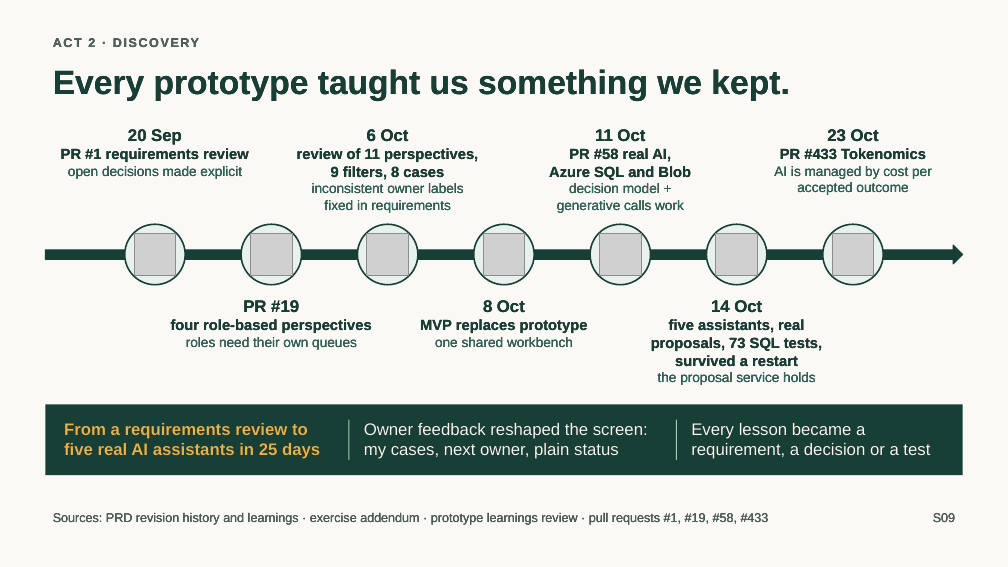
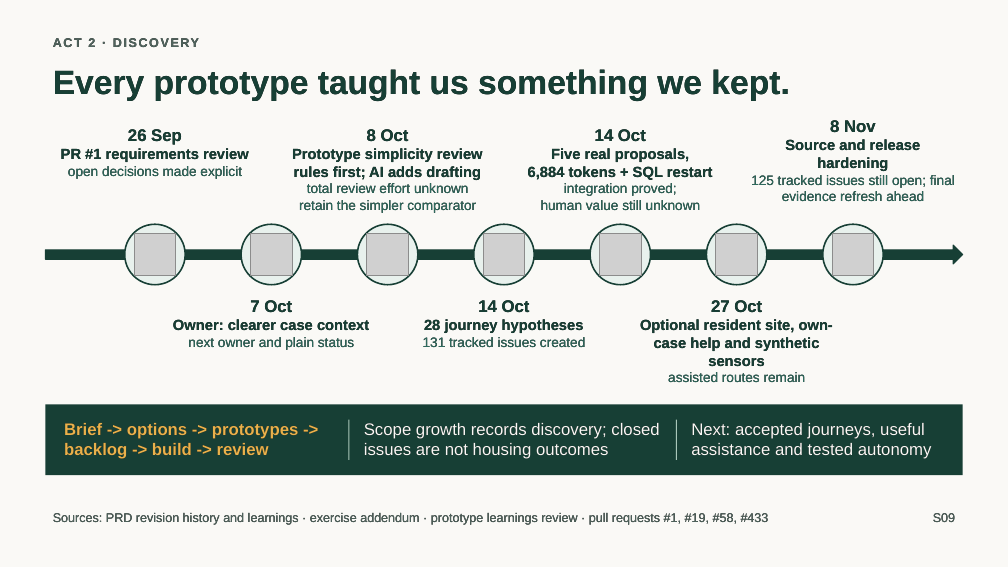
Before and after one commit to jmservera/ama, a slide deck: slide 10 of docs/capstone/deck/zava-forward-cowork-v2-draft.pptx. Drawn at 1008x567 pixels with LibreOffice and Linux fonts; fonts in the diff are those of the drawing; grey boxes stand for pictures. Boxes give left, top, right and bottom in pixels: in the first picture for what was removed or moved away, otherwise in the second. Text is boxed around its words. In the diff, an @@ line names an element or a change of style, - is before the commit and + after.

```diff
--- a/docs/capstone/deck/zava-forward-cowork-v2-draft.pptx
+++ b/docs/capstone/deck/zava-forward-cowork-v2-draft.pptx
@@ text at box(751, 118, 955, 202): text changed @@
-23 Oct
-PR #433 Tokenomics
-AI is managed by cost per accepted outcome
+8 Nov
+Source and release hardening
+125 tracked issues still open; final evidence refresh ahead
@@ text at box(128, 129, 182, 145): text changed @@
-20 Sep
+26 Sep
@@ text at box(292, 127, 483, 213): text changed; size 13 to 14 pt @@
-6 Oct
-review of 11 perspectives,
-9 filters, 8 cases
-inconsistent owner labels
-fixed in requirements
+8 Oct
+Prototype simplicity review
+rules first; AI adds drafting
+total review effort unknown
+retain the simpler comparator
@@ text at box(528, 129, 713, 211): text changed; size 13 to 14 pt; text colour #2E6B5E to #173F35; bold on @@
-11 Oct
-PR #58 real AI,
-Azure SQL and Blob
-decision model +
-generative calls work
+14 Oct
+Five real proposals,
+6,884 tokens + SQL restart
+integration proved;
+human value still unknown
@@ text at box(173, 300, 369, 350): text changed @@
-PR #19
-four role-based perspectives
-roles need their own queues
+7 Oct
+Owner: clearer case context
+next owner and plain status
@@ text at box(423, 300, 585, 348): text changed; size 14 to 13 pt @@
-8 Oct
-MVP replaces prototype
-one shared workbench
+14 Oct
+28 journey hypotheses
+131 tracked issues created
@@ text at box(640, 300, 833, 383): text changed @@
-14 Oct
-five assistants, real proposals, 73 SQL tests, survived a restart
-the proposal service holds
+27 Oct
+Optional resident site, own-case help and synthetic sensors
+assisted routes remain
@@ text at box(64, 423, 299, 459): text changed @@
-From a requirements review to five real AI assistants in 25 days
+Brief -> options -> prototypes -> backlog -> build -> review
@@ text at box(364, 423, 659, 459): text changed @@
-Owner feedback reshaped the screen: my cases, next owner, plain status
+Scope growth records discovery; closed issues are not housing outcomes
@@ text at box(691, 423, 932, 459): text changed @@
-Every lesson became a requirement, a decision or a test
+Next: accepted journeys, useful assistance and tested autonomy
```
Also in this commit, not shown: 10 other slides changed, 15 other files.
